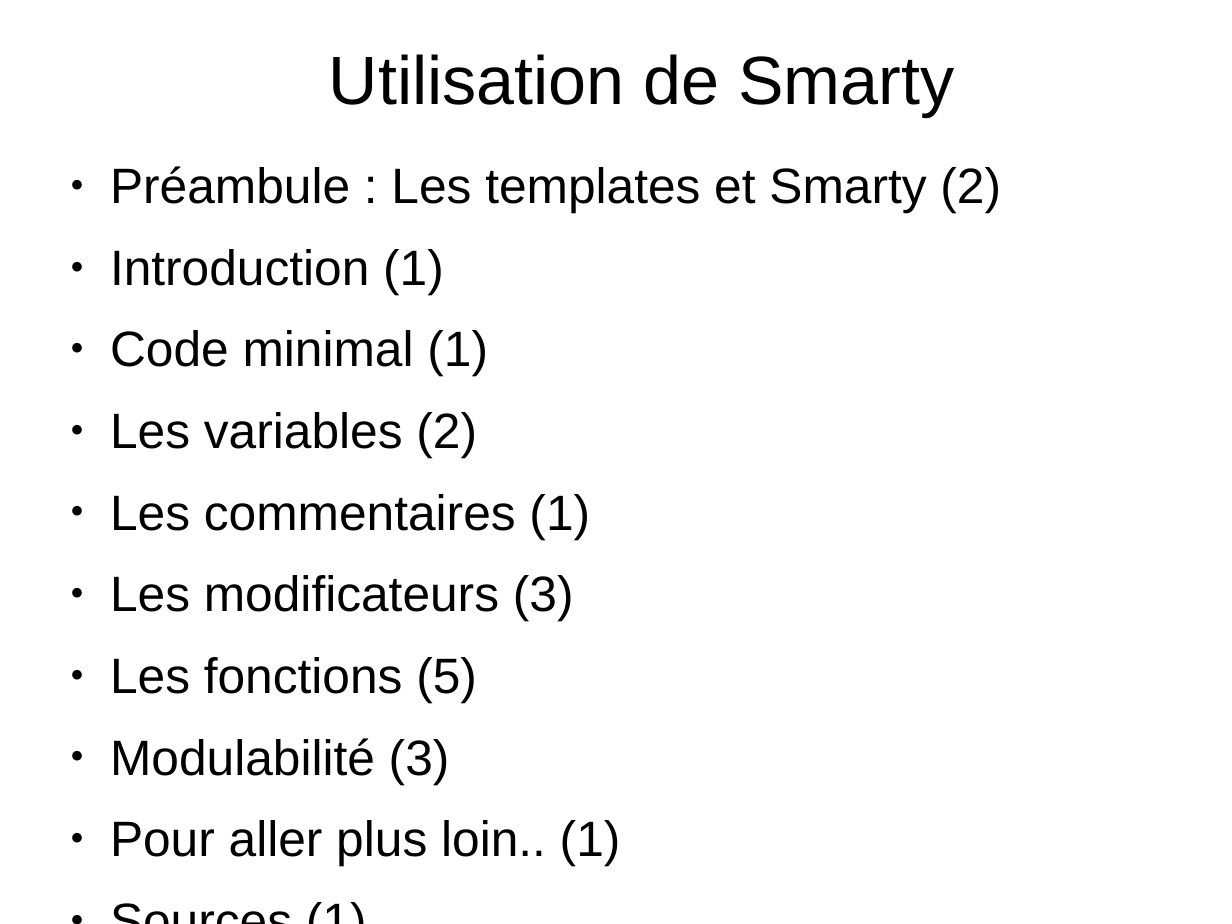
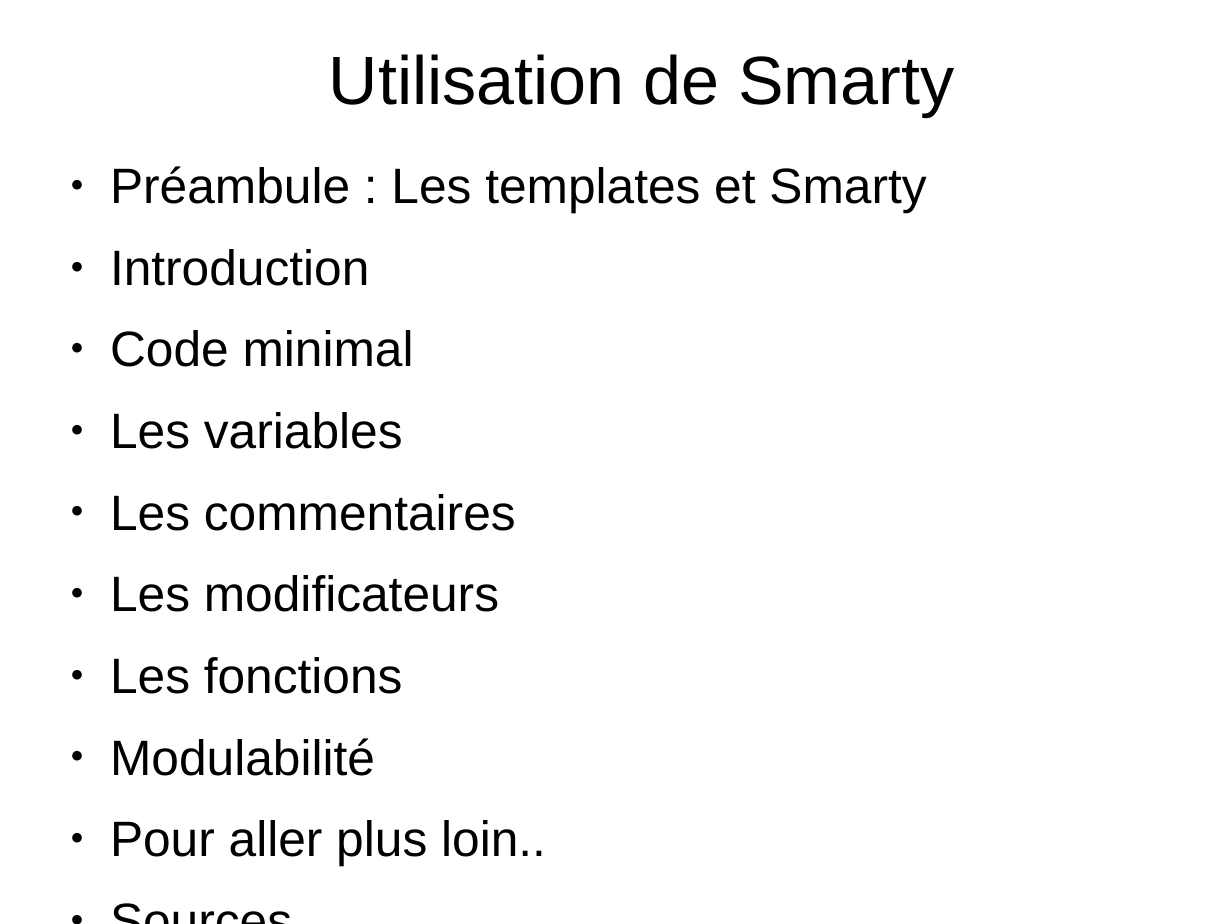
Before and after one commit to sion77/Bob-Project, a slide deck: slide 4 of docs/smarty.odp. Drawn at 1232x924 pixels with LibreOffice and Linux fonts; fonts in the diff are those of the drawing. Boxes give left, top, right and bottom in pixels: in the first picture for what was removed or moved away, otherwise in the second. Text is boxed around its words. In the diff, an @@ line names an element or a change of style, - is before the commit and + after.

```diff
--- a/docs/smarty.odp
+++ b/docs/smarty.odp
@@ text at <box>110,166,926,866</box>: text changed @@
-● Préambule : Les templates et Smarty (2)
-● Introduction (1)
-● Code minimal (1)
-● Les variables (2)
-● Les commentaires (1)
-● Les modificateurs (3)
-● Les fonctions (5)
-● Modulabilité (3)
-● Pour aller plus loin.. (1)
-● Sources (1)
+● Préambule : Les templates et Smarty
+● Introduction
+● Code minimal
+● Les variables
+● Les commentaires
+● Les modificateurs
+● Les fonctions
+● Modulabilité
+● Pour aller plus loin..
+● Sources
```
Also in this commit, not shown: 2 other slides changed, 1 slide added.
